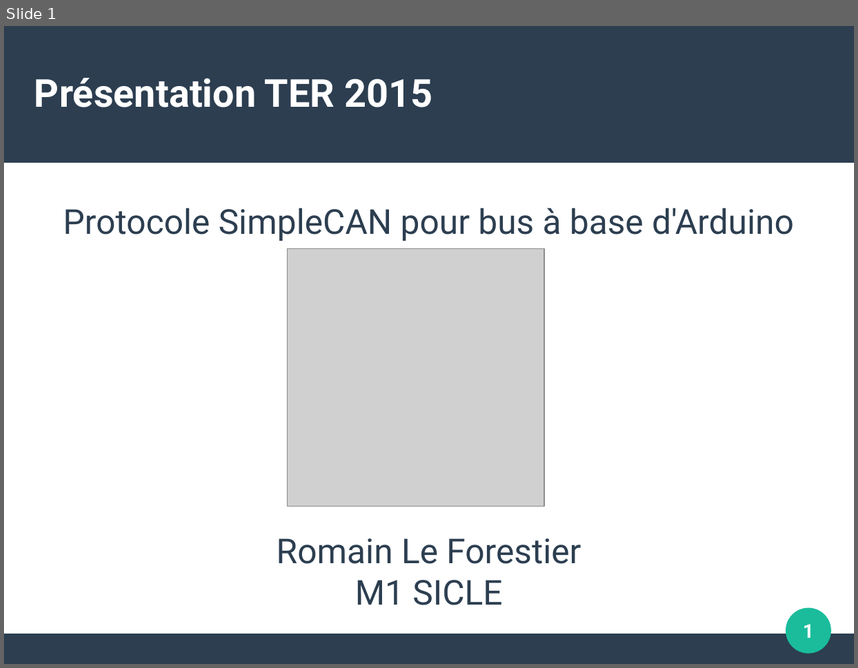
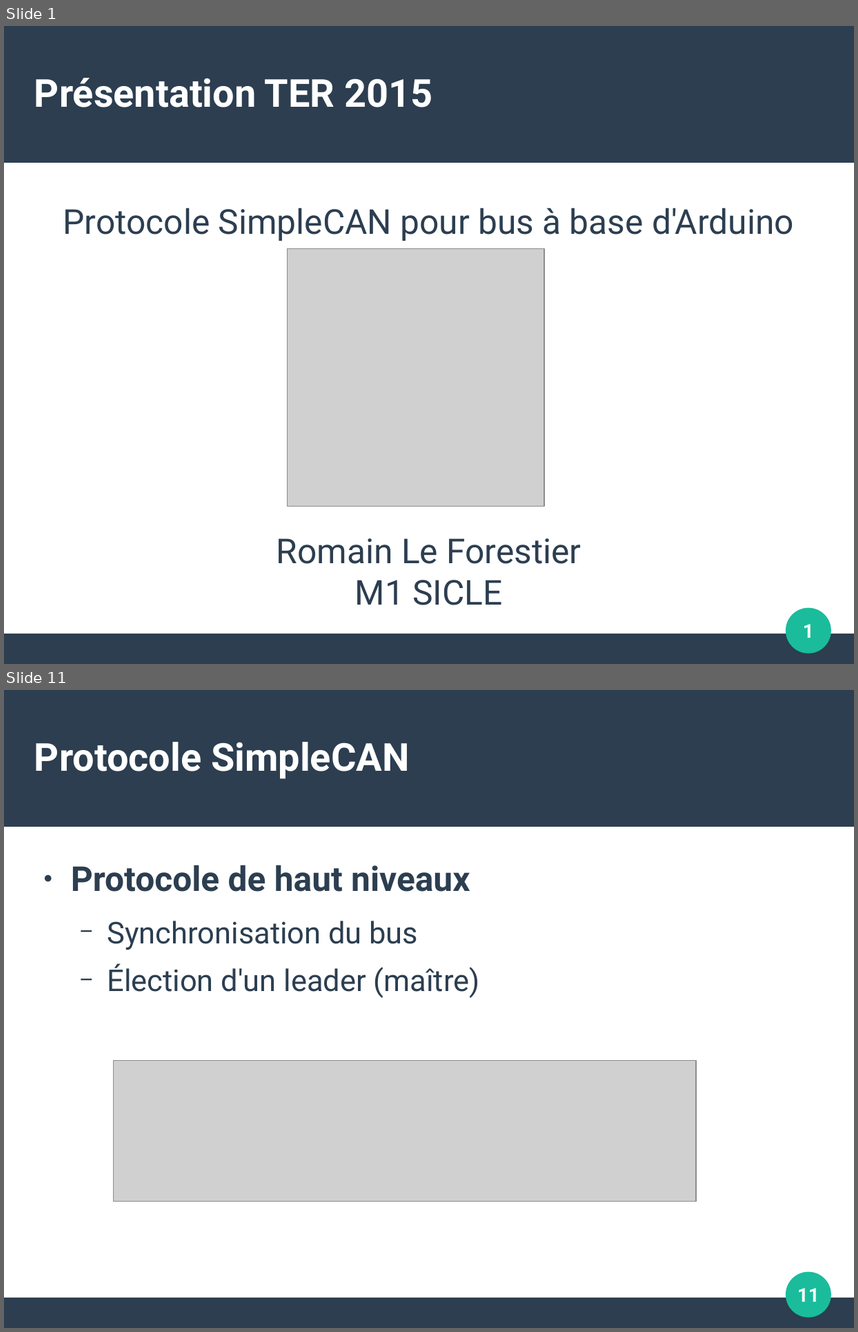
Before and after one commit to surpriserom/Protocole_SimpleCan_Arduino, a slide deck: Document/Presentation_TER.odp. Shown one above the other, each under a label of ours: slide 1 before the commit, slides 1 and 11 after it; the slides between them are not shown. The pictures are 858x668 and 858x1332 pixels, drawn with LibreOffice and Linux fonts; fonts in the diff are those of the drawing; grey boxes stand for pictures. Boxes give left, top, right and bottom in pixels: in the first picture for what was removed or moved away, otherwise in the second. Text is boxed around its words. In the diff, an @@ line names an element or a change of style, - is before the commit and + after.

```diff
--- a/Document/Presentation_TER.odp
+++ b/Document/Presentation_TER.odp
@@ slide 11 added at [4,690,854,1328], background #FFFFFF; not listed: 3 template elements that a slide beside it also shows @@
@@ title added at [34,742,409,779], 36 pt, text #FFFFFF, bold @@
+Protocole SimpleCAN
@@ text added at [71,865,480,998], 28 pt, text #2C3E50 @@
+● Protocole de haut niveaux
+  − Synchronisation du bus
+  − Élection d'un leader (maître)
@@ picture added at [114,1061,697,1201] @@
@@ page number added at [797,1288,820,1301], 18 pt, text #FFFFFF, bold @@
+11
```
Also in this commit, not shown: 2 slides changed, 12 other slides added, 1 slide removed, 7 other files.
